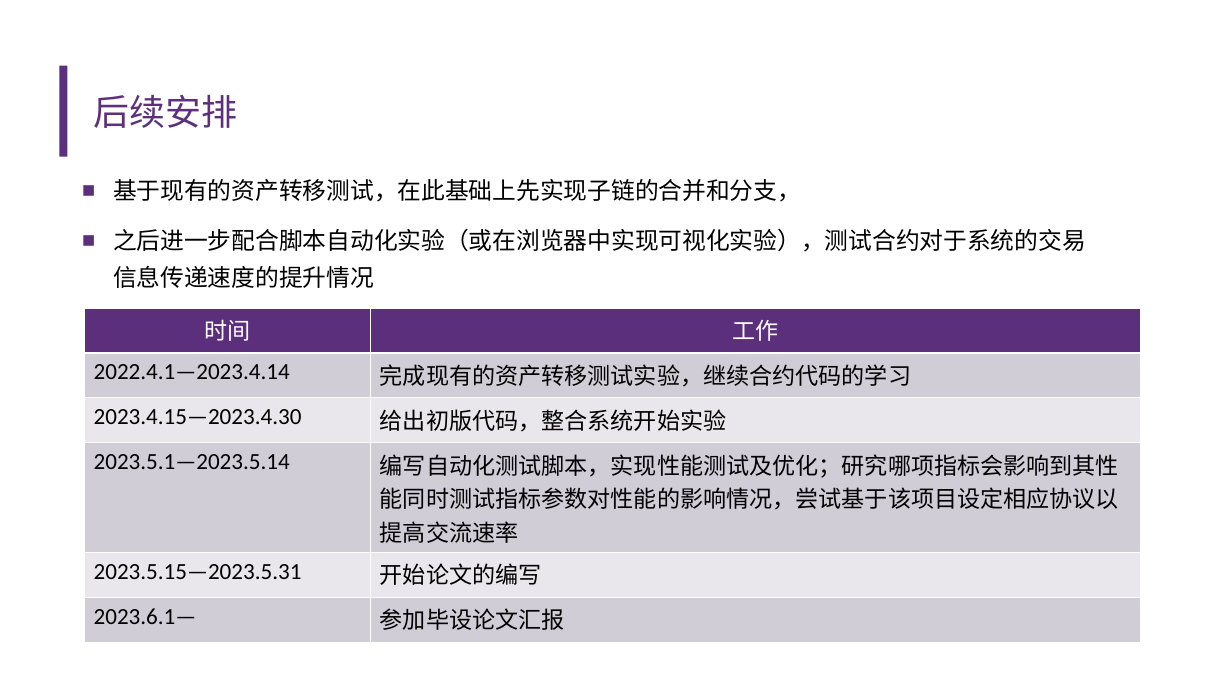
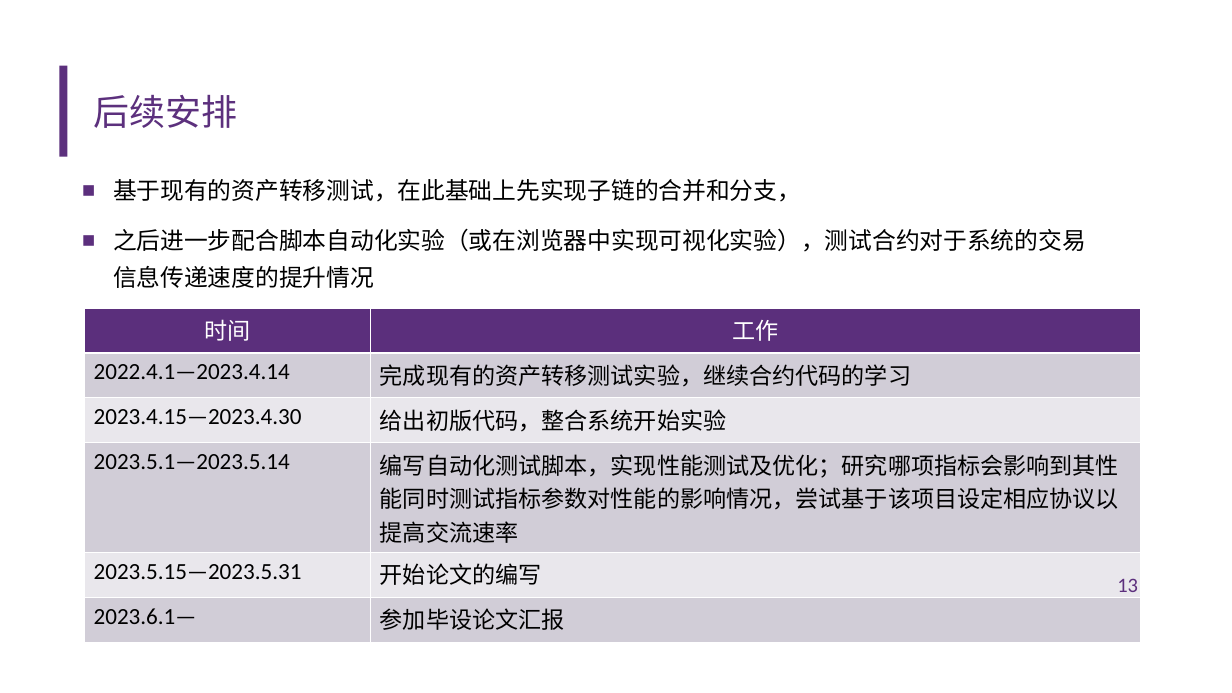
Before and after one commit to diyz19/GraduationDesign, a slide deck: slide 13 of 中期报告.pptx. Drawn at 1232x693 pixels with LibreOffice and Linux fonts; fonts in the diff are those of the drawing; background and template pictures are left out. Boxes give left, top, right and bottom in pixels: in the first picture for what was removed or moved away, otherwise in the second. Text is boxed around its words. In the diff, an @@ line names an element or a change of style, - is before the commit and + after.

```diff
--- a/中期报告.pptx
+++ b/中期报告.pptx
@@ page number added at <box>1117,578,1138,592</box>, 16 pt, text #5C2F7D @@
+13
```
Also in this commit, not shown: 11 other slides changed, 2 slides added, 2 slides removed.
